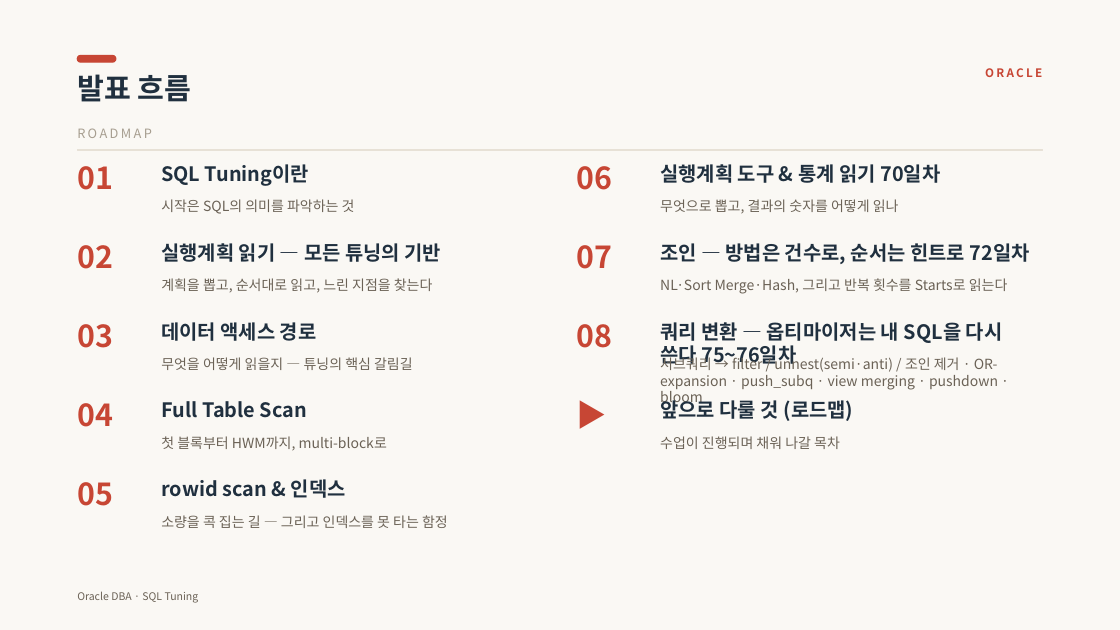
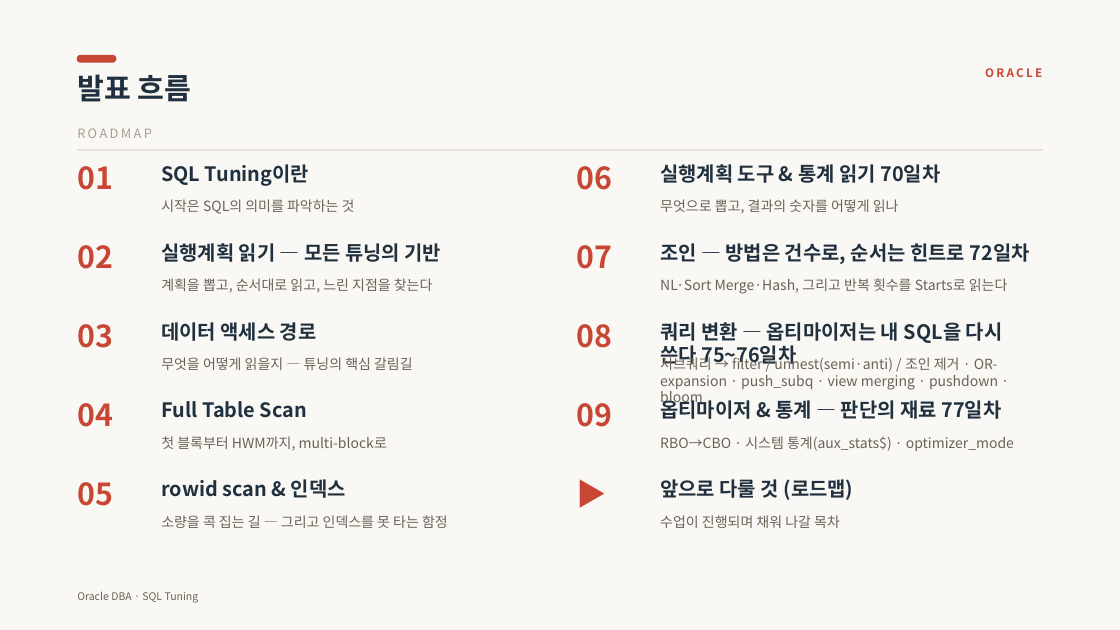
Before and after one commit to jokwangwon/ora-ppt-gen, a slide deck: slide 2 of files/sql_tuning.pptx. Drawn at 1120x630 pixels with LibreOffice and Linux fonts; fonts in the diff are those of the drawing. Boxes give left, top, right and bottom in pixels: in the first picture for what was removed or moved away, otherwise in the second. Text is boxed around its words. In the diff, an @@ line names an element or a change of style, - is before the commit and + after.

```diff
--- a/files/sql_tuning.pptx
+++ b/files/sql_tuning.pptx
@@ text at (x1=576, y1=403, x2=612, y2=427): text changed @@
-▶
+09
@@ text added at (x1=660, y1=397, x2=1001, y2=419), 17 pt, text #20303F, bold @@
+옵티마이저 & 통계 — 판단의 재료 77일차
@@ text added at (x1=660, y1=436, x2=1014, y2=451), 12 pt, text #6B6256 @@
+RBO→CBO · 시스템 통계(aux_stats$) · optimizer_mode
@@ text added at (x1=576, y1=476, x2=652, y2=542), 26 pt, text #C74634, bold @@
+▶
@@ text "앞으로 다룰 것 (로드맵)" moved from (x1=660, y1=397, x2=854, y2=421) to (x1=660, y1=479, x2=854, y2=500) @@
@@ text "수업이 진행되며 채워 나갈 목차" moved from (x1=660, y1=436, x2=840, y2=449) to (x1=660, y1=515, x2=840, y2=528) @@
```
Also in this commit, not shown: 1 other slide changed, 14 slides added, 12 other files.
